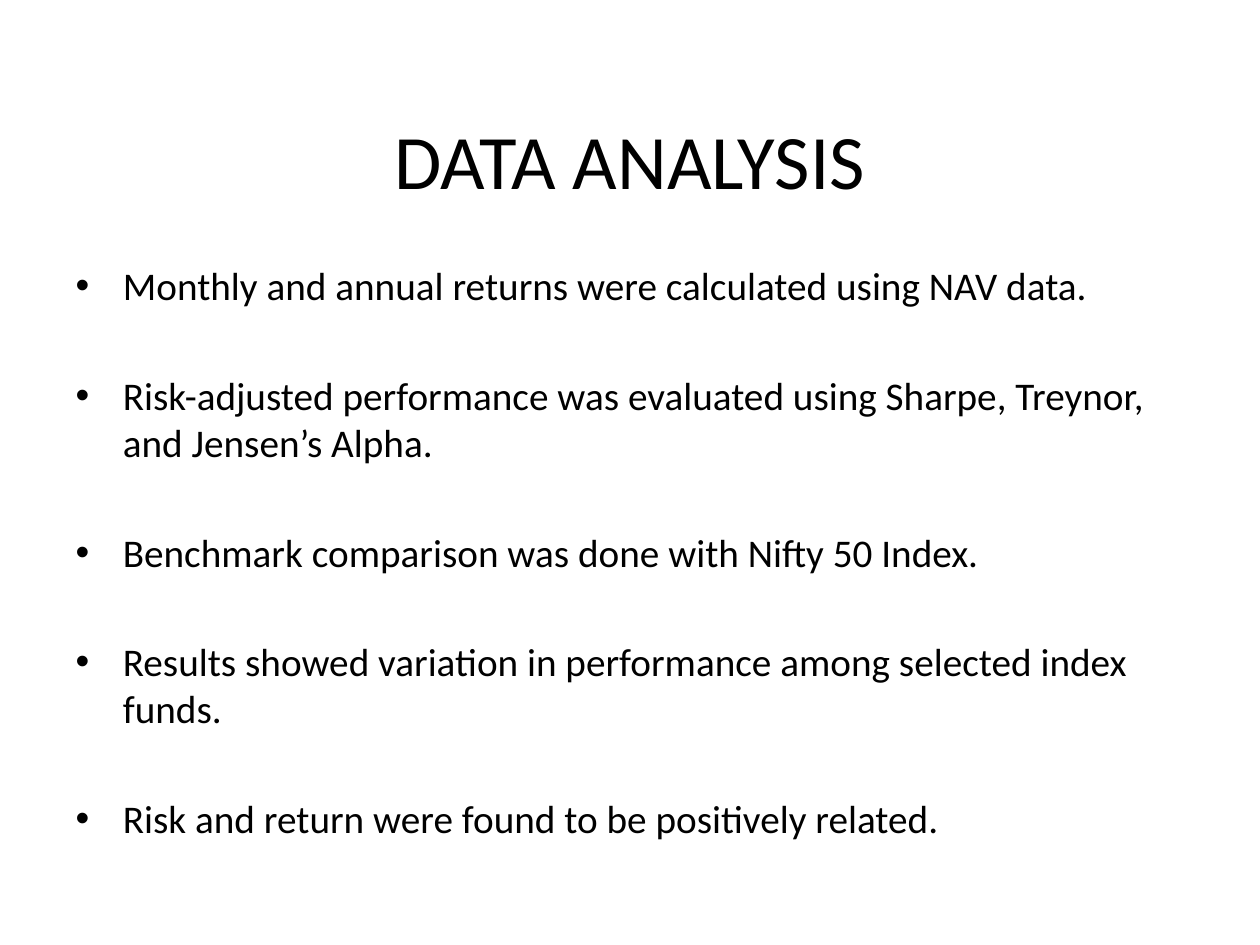
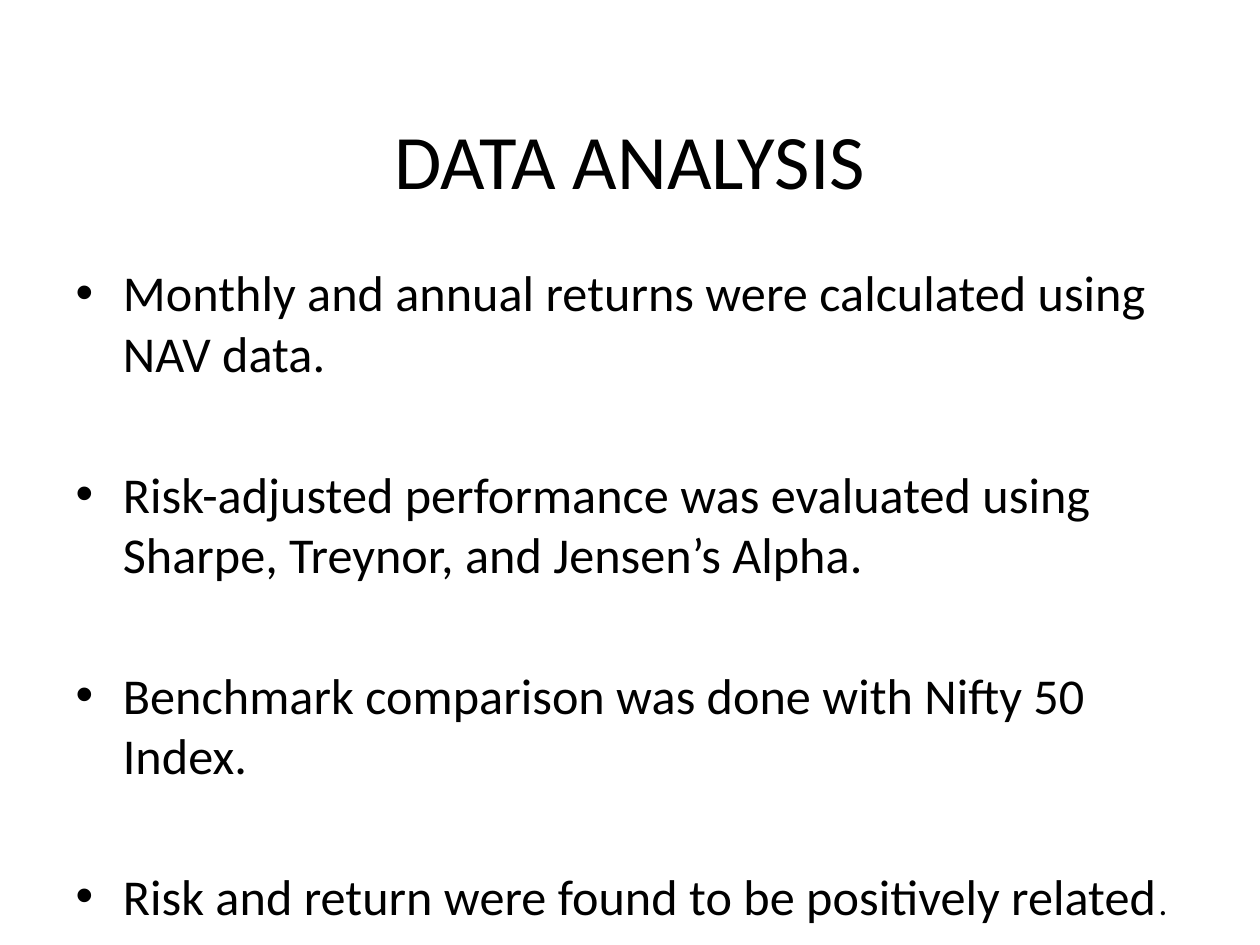
Before and after one commit to MMSHRIKARA/SHRIVATHSA, a slide deck: slide 9 of Viva_Project_Presentation_Shrivathsa.pptx. Drawn at 1260x945 pixels with LibreOffice and Linux fonts; fonts in the diff are those of the drawing. Boxes give left, top, right and bottom in pixels: in the first picture for what was removed or moved away, otherwise in the second. Text is boxed around its words. In the diff, an @@ line names an element or a change of style, - is before the commit and + after.

```diff
--- a/Viva_Project_Presentation_Shrivathsa.pptx
+++ b/Viva_Project_Presentation_Shrivathsa.pptx
@@ text "Monthly and annual returns were ..." at (123, 276, 1156, 923): size 22.4 to 28.8 pt; size 22.4 to 20 pt in "related."; more space between paragraphs @@
@@ text at (123, 648, 1127, 724): paragraph removed @@
-• Results showed variation in performance among selected index funds.
```
Also in this commit, not shown: 4 other slides changed, 1 slide added.
